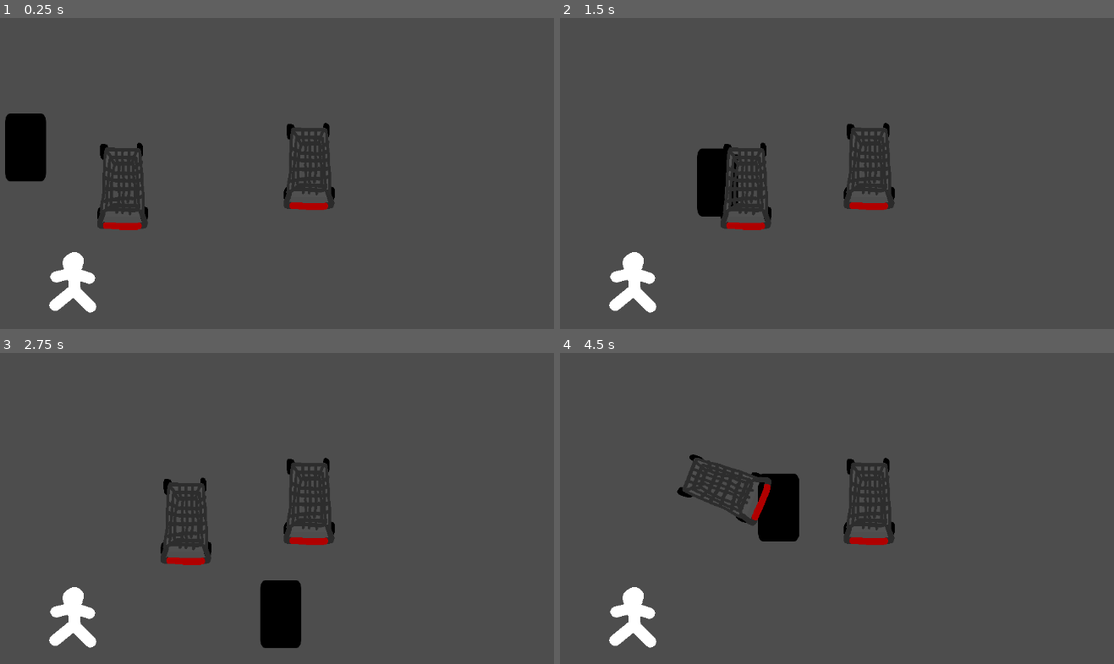
Above: before the commit, frames 1-4 (two rows, left to right).
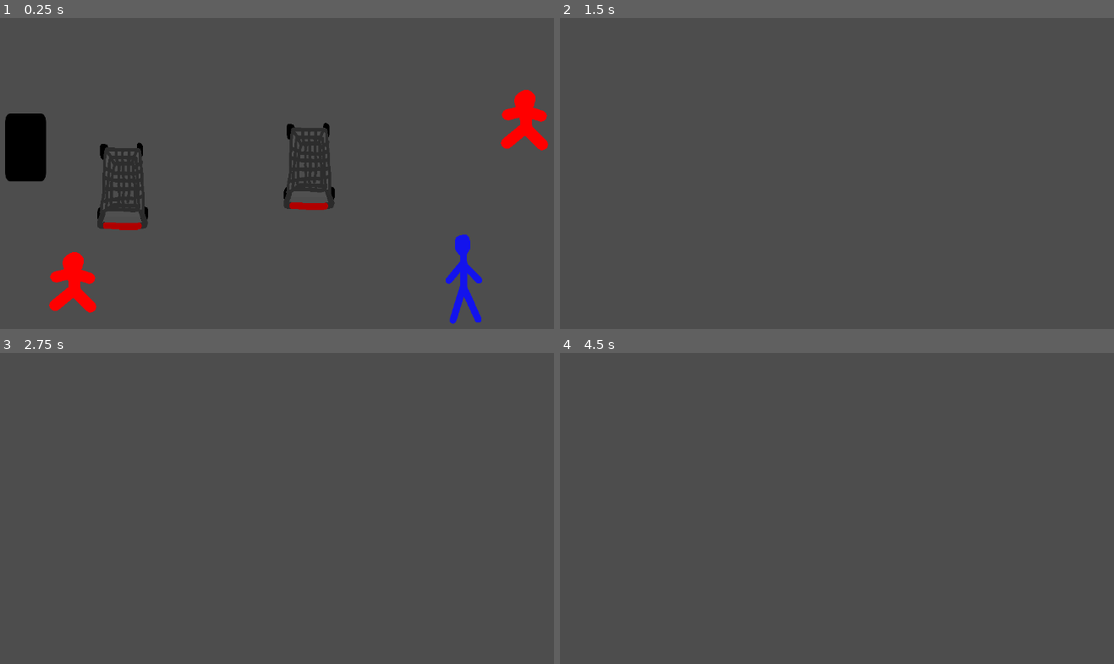
Above: after the commit, the same moments.

Repository: skeeeth/Krampus-Game
Game: Godot game, scene res://cart_test.tscn
Two runs of this game, one before a commit and one after it. Both use one fixed random seed, a clock stepped at 60 frames per second and the inputs below. The project has no main scene, so this scene is started directly. The engine's default icon, where the game draws it, is replaced by a stand-in: a white triangle on a blue panel in a dark square.
Inputs:
- Up to frame 1 (0.25 s): no input
- Up to frame 2 (1.5 s): tap Enter at 0.5 s; hold Right (right) 0.53-1.28 s; hold X (attack) 0.53-1.28 s; tap 1 (dev1, bound only after the commit) at 0.8, 1.35 s; hold Down (down) from 1.28 s (still down)
- Up to frame 3 (2.75 s): tap X (attack) at 1.55 s; release Down (down) at 2.03 s; hold Right (right) from 2.03 s (still down); hold X (attack) from 2.03 s (still down); tap 1 (dev1, bound only after the commit) at 2.3 s
- Up to frame 4 (4.5 s): release Right (right) at 2.78 s; release X (attack) at 2.78 s; hold Up (up) 2.78-3.53 s; tap Z (interact) at 2.85 s; tap X (attack) at 3.05, 4.35 s; hold 1 (dev1, bound only after the commit) 3.53-4.28 s; hold Left (left) from 3.53 s (still down)

The runs differ from the first frame. In frame 1, 2.6% of the frame differs, in the area x 8-99%, y 23-99%; in frame 2, 5.1%; in frame 3, 5.5%, in the area x 8-61%, y 33-95%; in frame 4, 5.4%.
Error after the commit: Invalid access to property or key '1' on a base object of type 'Dictionary'. (res://enemy_spawner.gd:12)

Commit message:
Create sack world. Spawn in sacked npcs

Diff:
--- a/Player/attack.gd
+++ b/Player/attack.gd
@@ -1,4 +1,6 @@
 extends Area2D
+
+signal sacked_npc()
 
 var is_attack_on_cooldown:bool = false
 @export var attack_cooldown_duration:float = 0.3
@@ -17,11 +19,19 @@
 	is_attack_on_cooldown = true
 	$CooldownTimer.start(attack_cooldown_duration)
 
-
 func _on_animation_finished(anim_name: StringName) -> void:
 	if (anim_name == "melee_attack"):
 		$CollisionShape2D.disabled = true
 
-
 func _on_cooldown_timer_timeout() -> void:
 	is_attack_on_cooldown = false
+
+
+#For now, I'm going to have this "Attack" scene handle both the sack and birch rod attack
+#If it gets too complicated, we'll split them up
+func _on_area_entered(area: Area2D) -> void:
+	if (area is NPC):
+		var num_npcs_of_this_type_in_sack = PlayerVariables.sack_npc_type_counts.get_or_add(area.npc_type, 0)
+		PlayerVariables.sack_npc_type_counts[area.npc_type] = num_npcs_of_this_type_in_sack + 1
+		#sacked_npc.emit()
+		area.queue_free()
--- a/Player/krampus.gd
+++ b/Player/krampus.gd
@@ -24,6 +24,9 @@
 	if (event.is_action_pressed("attack") and cart == null): #Can't attack while in the cart... for now. Could be fun though
 		$Attack.attempt_attack(facing_direction)
 
+	if (event.is_action_pressed("dev1")):
+		get_tree().change_scene_to_file("res://sack_world.tscn")
+
 func _physics_process(delta: float) -> void:
 	if (cart != null):
 		return
--- a/Player/krampus.tscn
+++ b/Player/krampus.tscn
@@ -6,9 +6,8 @@
 [ext_resource type="Script" path="res://Player/attack.gd" id="4_is3dp"]
 [ext_resource type="Texture2D" uid="uid://bg4hx3t8gnwp5" path="res://Player/hit04.png" id="4_qhbyu"]
 
-[sub_resource type="CapsuleShape2D" id="CapsuleShape2D_bmxt3"]
-radius = 7.0
-height = 22.0
+[sub_resource type="RectangleShape2D" id="RectangleShape2D_7xqo2"]
+size = Vector2(69, 24)
 
 [sub_resource type="CircleShape2D" id="CircleShape2D_fp37h"]
 radius = 163.012
@@ -79,12 +78,14 @@
 }
 
 [node name="Krampus" type="CharacterBody2D"]
+z_index = 2
 motion_mode = 1
 script = ExtResource("1_5w85o")
 move_speed = 300.0
 
 [node name="CollisionShape2D" type="CollisionShape2D" parent="."]
-shape = SubResource("CapsuleShape2D_bmxt3")
+position = Vector2(0.5, 45)
+shape = SubResource("RectangleShape2D_7xqo2")
 
 [node name="Sprite2D" type="Sprite2D" parent="."]
 modulate = Color(0, 0, 0, 1)
@@ -99,12 +100,16 @@
 krampus = NodePath("..")
 
 [node name="CollisionShape2D" type="CollisionShape2D" parent="InteractionArea"]
+visible = false
 shape = SubResource("CircleShape2D_fp37h")
 
 [node name="Attack" type="Area2D" parent="."]
+collision_layer = 16
+collision_mask = 8
 script = ExtResource("4_is3dp")
 
 [node name="CollisionShape2D" type="CollisionShape2D" parent="Attack"]
+visible = false
 position = Vector2(95.5, 0.5)
 shape = SubResource("RectangleShape2D_gcl4g")
 disabled = true
@@ -129,5 +134,6 @@
 [connection signal="area_exited" from="InteractionArea" to="InteractionArea" method="_on_area_exited"]
 [connection signal="body_entered" from="InteractionArea" to="InteractionArea" method="_on_body_entered"]
 [connection signal="body_exited" from="InteractionArea" to="InteractionArea" method="_on_body_exited"]
+[connection signal="area_entered" from="Attack" to="Attack" method="_on_area_entered"]
 [connection signal="animation_finished" from="Attack/AnimationPlayer" to="Attack" method="_on_animation_finished"]
 [connection signal="timeout" from="Attack/CooldownTimer" to="Attack" method="_on_cooldown_timer_timeout"]
--- /dev/null
+++ b/Player/player_variables.gd
@@ -0,0 +1,3 @@
+extends Node
+
+var sack_npc_type_counts = {}
--- a/cart_test.tscn
+++ b/cart_test.tscn
@@ -1,8 +1,9 @@
-[gd_scene load_steps=4 format=3 uid="uid://cjkdw2t1rp0q5"]
+[gd_scene load_steps=5 format=3 uid="uid://cjkdw2t1rp0q5"]
 
 [ext_resource type="PackedScene" uid="uid://cdv7yypqfldh4" path="res://Carts/shopping_cart.tscn" id="1_qvt7r"]
 [ext_resource type="PackedScene" uid="uid://prm2p3mxsryu" path="res://Player/krampus.tscn" id="2_regcu"]
-[ext_resource type="PackedScene" uid="uid://b73boev43352m" path="res://kid.tscn" id="3_fb7kf"]
+[ext_resource type="PackedScene" uid="uid://b73boev43352m" path="res://npc/kid.tscn" id="3_fb7kf"]
+[ext_resource type="PackedScene" uid="uid://wg71xd4yobi7" path="res://npc/guard.tscn" id="4_oi8dt"]
 
 [node name="CartTest" type="Node2D"]
 
@@ -17,3 +18,12 @@
 
 [node name="Kid" parent="." instance=ExtResource("3_fb7kf")]
 position = Vector2(220, 451)
+
+[node name="Kid2" parent="." instance=ExtResource("3_fb7kf")]
+position = Vector2(990, 174)
+
+[node name="Kid3" parent="." instance=ExtResource("3_fb7kf")]
+position = Vector2(1433, 744)
+
+[node name="Guard" parent="." instance=ExtResource("4_oi8dt")]
+position = Vector2(879, 445)
--- /dev/null
+++ b/enemy_spawner.gd
@@ -0,0 +1,28 @@
+extends Node2D
+
+var combat_guard_scene = preload("res://npc/combat_guard.tscn")
+var combat_kid_scene = preload("res://npc/combat_kid.tscn")
+
+
+var npc_type_to_enemy_scene = { NPC.NPCType.Guard : combat_guard_scene,
+								NPC.NPCType.Kid : combat_kid_scene}
+
+func _ready() -> void:
+	for npc_type in npc_type_to_enemy_scene:
+		var num_npcs_of_that_type_in_sack = PlayerVariables.sack_npc_type_counts[npc_type]
+		if (num_npcs_of_that_type_in_sack != null):
+			for i in range(num_npcs_of_that_type_in_sack):
+				_spawn_enemy(npc_type_to_enemy_scene[npc_type])
+	'''
+	var num_guards = PlayerVariables.sack_npc_type_counts[NPC.NPCType.Guard]
+	if (num_guards != null):
+		for i in range(num_guards):
+			_spawn_enemy(combat_guard_scene)
+	'''
+
+func _spawn_enemy(enemy_scene):
+	var distance_from_origin = randf_range(30, 300)
+	var enemy_instance = enemy_scene.instantiate()
+	enemy_instance.global_position = Vector2(350, 350) + Vector2.RIGHT.rotated(randf_range(0, TAU)) * distance_from_origin
+	print("Spawning an enemy at this location: " + str(enemy_instance.global_position))
+	add_child(enemy_instance)
--- /dev/null
+++ b/npc/combat_guard.tscn
@@ -0,0 +1,24 @@
+[gd_scene load_steps=4 format=3 uid="uid://bouwefh35hd57"]
+
+[ext_resource type="Script" path="res://npc/npc.gd" id="1_lwidu"]
+[ext_resource type="Texture2D" uid="uid://b3dlkteedq77d" path="res://npc/adult_stick_figure.png" id="2_5syv8"]
+
+[sub_resource type="RectangleShape2D" id="RectangleShape2D_b1qpj"]
+size = Vector2(54, 104)
+
+[node name="Guard" type="Area2D"]
+modulate = Color(0, 1, 0, 1)
+collision_layer = 8
+collision_mask = 11
+script = ExtResource("1_lwidu")
+
+[node name="CollisionShape2D" type="CollisionShape2D" parent="."]
+visible = false
+shape = SubResource("RectangleShape2D_b1qpj")
+
+[node name="Sprite2D" type="Sprite2D" parent="."]
+position = Vector2(10, 0)
+scale = Vector2(0.215, 0.2)
+texture = ExtResource("2_5syv8")
+
+[connection signal="body_entered" from="." to="." method="_on_body_entered"]
--- /dev/null
+++ b/npc/combat_kid.tscn
@@ -0,0 +1,22 @@
+[gd_scene load_steps=4 format=3 uid="uid://dt4svjk536vnw"]
+
+[ext_resource type="Script" path="res://npc/npc.gd" id="1_6h0ye"]
+[ext_resource type="Texture2D" uid="uid://dmnpf5yogmora" path="res://npc/kid_stick_figure.png" id="2_esr8g"]
+
+[sub_resource type="RectangleShape2D" id="RectangleShape2D_b1qpj"]
+size = Vector2(87, 104)
+
+[node name="Kid" type="Area2D"]
+collision_layer = 8
+collision_mask = 11
+script = ExtResource("1_6h0ye")
+
+[node name="CollisionShape2D" type="CollisionShape2D" parent="."]
+position = Vector2(-2.5, 0)
+shape = SubResource("RectangleShape2D_b1qpj")
+
+[node name="Sprite2D" type="Sprite2D" parent="."]
+scale = Vector2(0.145, 0.135)
+texture = ExtResource("2_esr8g")
+
+[connection signal="body_entered" from="." to="." method="_on_body_entered"]
--- /dev/null
+++ b/npc/guard.tscn
@@ -0,0 +1,25 @@
+[gd_scene load_steps=4 format=3 uid="uid://wg71xd4yobi7"]
+
+[ext_resource type="Script" path="res://npc/npc.gd" id="1_lqjb8"]
+[ext_resource type="Texture2D" uid="uid://b3dlkteedq77d" path="res://npc/adult_stick_figure.png" id="2_56afv"]
+
+[sub_resource type="RectangleShape2D" id="RectangleShape2D_b1qpj"]
+size = Vector2(54, 104)
+
+[node name="Guard" type="Area2D"]
+modulate = Color(0.0744, 0.0744, 0.93, 1)
+collision_layer = 8
+collision_mask = 11
+script = ExtResource("1_lqjb8")
+npc_type = 1
+
+[node name="CollisionShape2D" type="CollisionShape2D" parent="."]
+visible = false
+shape = SubResource("RectangleShape2D_b1qpj")
+
+[node name="Sprite2D" type="Sprite2D" parent="."]
+position = Vector2(10, 0)
+scale = Vector2(0.215, 0.2)
+texture = ExtResource("2_56afv")
+
+[connection signal="body_entered" from="." to="." method="_on_body_entered"]
--- a/kid.tscn
+++ b/npc/kid.tscn
@@ -1,7 +1,7 @@
 [gd_scene load_steps=4 format=3 uid="uid://b73boev43352m"]
 
-[ext_resource type="Texture2D" uid="uid://dmnpf5yogmora" path="res://kid_stick_figure.png" id="1_3gw8w"]
-[ext_resource type="Script" path="res://npc.gd" id="1_dqynl"]
+[ext_resource type="Texture2D" uid="uid://dmnpf5yogmora" path="res://npc/kid_stick_figure.png" id="1_3gw8w"]
+[ext_resource type="Script" path="res://npc/npc.gd" id="1_dqynl"]
 
 [sub_resource type="RectangleShape2D" id="RectangleShape2D_b1qpj"]
 size = Vector2(87, 104)
@@ -16,6 +16,7 @@
 shape = SubResource("RectangleShape2D_b1qpj")
 
 [node name="Sprite2D" type="Sprite2D" parent="."]
+modulate = Color(1, 0, 0, 1)
 scale = Vector2(0.145, 0.135)
 texture = ExtResource("1_3gw8w")
 
--- a/npc.gd
+++ b/npc/npc.gd
@@ -1,7 +1,13 @@
 class_name NPC
 extends Area2D
 
+@export var npc_type:NPCType
 @export var cart_knockdown_speed:float = 30
+
+enum NPCType {
+	Kid,
+	Guard
+}
 
 enum NPCState {
 	Idle,
--- a/project.godot
+++ b/project.godot
@@ -13,6 +13,14 @@
 config/name="Krampus"
 config/features=PackedStringArray("4.3", "GL Compatibility")
 config/icon="res://icon.svg"
+
+[autoload]
+
+PlayerVariables="*res://Player/player_variables.gd"
+
+[display]
+
+window/size/mode=3
 
 [input]
 
@@ -50,6 +58,11 @@
 "events": [Object(InputEventKey,"resource_local_to_scene":false,"resource_name":"","device":-1,"window_id":0,"alt_press …(192 unchanged characters)…
 ]
 }
+dev1={
+"deadzone": 0.5,
+"events": [Object(InputEventKey,"resource_local_to_scene":false,"resource_name":"","device":-1,"window_id":0,"alt_pressed":false,"shift_pressed":false,"ctrl_pressed":false,"meta_pressed":false,"pressed":false,"keycode":0,"physical_keycode":49,"key_label":0,"unicode":49,"location":0,"echo":false,"script":null)
+]
+}
 
 [layer_names]
 
--- /dev/null
+++ b/sack_world.tscn
@@ -0,0 +1,8 @@
+[gd_scene load_steps=2 format=3 uid="uid://vchflsopy7ik"]
+
+[ext_resource type="Script" path="res://enemy_spawner.gd" id="1_flrss"]
+
+[node name="SackWorld" type="Node2D"]
+
+[node name="EnemySpawner" type="Node2D" parent="."]
+script = ExtResource("1_flrss")
Binary file changed: Carts/shopping_cart.png
Binary file added: npc/adult_stick_figure.png
Not shown, changed: npc/adult_stick_figure.png.import
Renamed: kid_stick_figure.png -> npc/kid_stick_figure.png
Not shown, changed: npc/kid_stick_figure.png.import
Binary file removed: white_square.png
